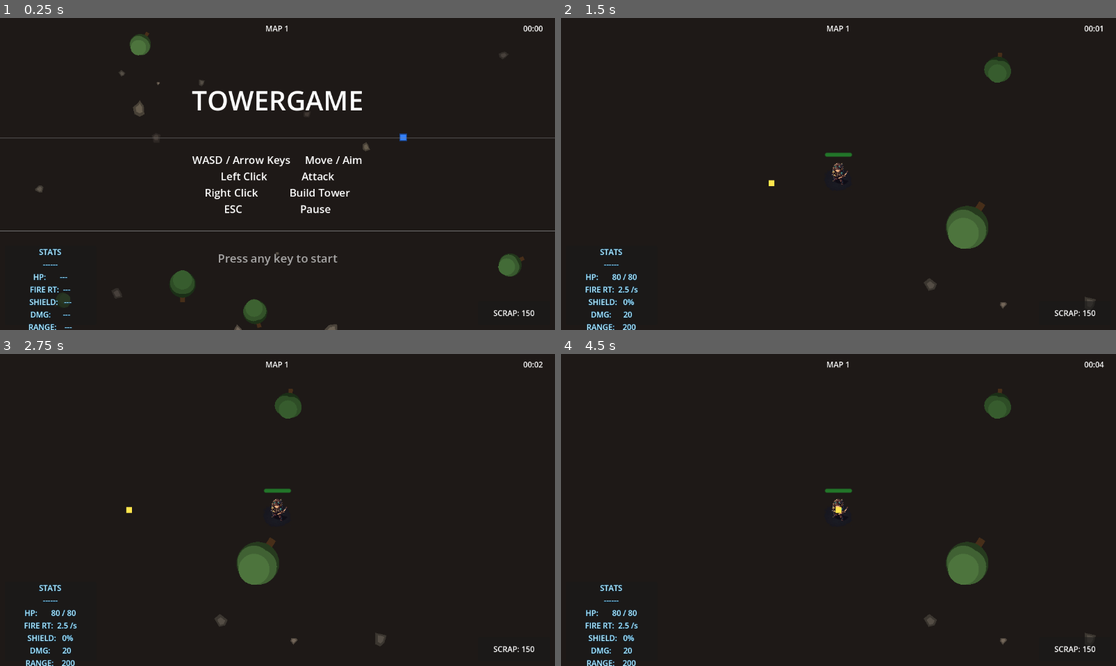
Above: before the commit, frames 1-4 (two rows, left to right).
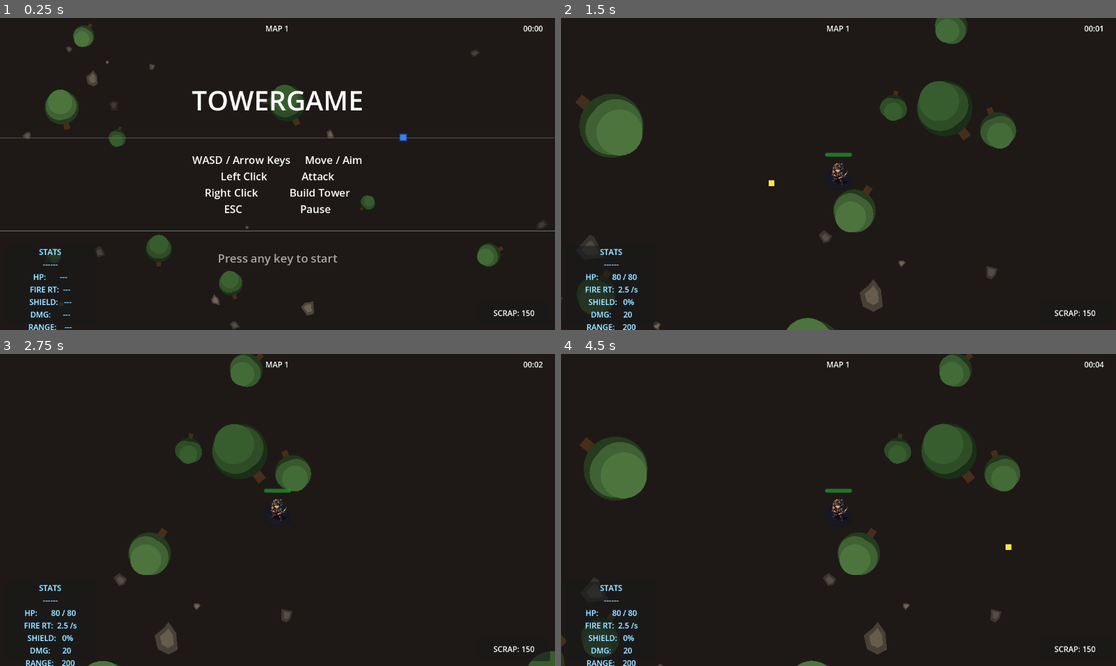
Above: after the commit, the same moments.

Repository: JakeForReal/towergame
Game: Godot game, scene res://scenes/MainScene.tscn
The game is run twice, just before and just after one commit, with the same random seed, the same clock (stepped at 60 frames per second) and the same inputs.
Inputs (mouse positions are in pixels of both pictures, inside the frame that each line leads up to):
- Up to frame 1 (0.25 s): no input
- Up to frame 2 (1.5 s): tap Enter (ui_accept) at 0.5, 0.77 s; move the mouse to (960, 158) at 0.52 s; hold D (move_right) 0.53-1.25 s; tap Down (aim_down) at 0.6 s; click (960, 158) at 0.67 s; drag from (727, 189) to (838, 174) at 1.27 s
- Up to frame 3 (2.75 s): tap Enter (ui_accept) at 2 s; move the mouse to (333, 441) at 2.02 s; hold D (move_right) from 2.03 s (still down); tap Right (aim_right) at 2.1 s
- Up to frame 4 (4.5 s): release D (move_right) at 2.75 s; drag from (810, 572) to (672, 463) at 2.77 s; move the mouse to (1005, 556) at 3.52 s; press the mouse at (1005, 556) at 3.53 s; hold A (move_left) 3.53-4.25 s; tap Enter (ui_accept) at 3.77 s; release the mouse at (1005, 556) at 4.25 s; drag from (672, 463) to (938, 528) at 4.27 s

The runs differ from the first frame. In frame 1, 3.7% of the frame differs, in the area x 4-99%, y 1-100%; in frame 2, 7.5%, in the area x 0-97%, y 0-100%; in frame 3, 5.4%; in frame 4, 7.5%.

Commit message:
Fix bullet→tree collision, scale tree hitbox to visual size, spread decorations map-wide
- EnemyShooterBullet: switch from move_and_slide to pure checkpoint-based
  movement; skip shooter body in intersect_point checks; add player proximity hit
- TreeTile: scale collision shape radius with _size to match visual canopy
- MapDecorator: extend map_radius to full MAP_HALF_SIZE, reduce min_dist_from_center
  to 100, bump rock_count to 300 and tree_count to 80

Diff:
--- a/autoloads/MapDecorator.gd
+++ b/autoloads/MapDecorator.gd
@@ -2,11 +2,11 @@
 ## Scatters decorative rock tiles and solid trees randomly across the map at game start.
 
 @export var rock_scene: PackedScene = preload("res://scenes/RockTile.tscn")
-@export var rock_count: int = 120
+@export var rock_count: int = 300
 @export var tree_scene: PackedScene = preload("res://scenes/TreeTile.tscn")
-@export var tree_count: int = 40
-@export var map_radius: float = 1800.0  # How far rocks spread from center
-@export var min_dist_from_center: float = 225.0  # Keep center clear for gameplay
+@export var tree_count: int = 80
+@export var map_radius: float = 2250.0  # Covers the full map (MAP_HALF_SIZE)
+@export var min_dist_from_center: float = 100.0  # Keep only the base area clear
 
 func _ready() -> void:
 	_spawn_rocks()
--- a/scripts/EnemyShooterBullet.gd
+++ b/scripts/EnemyShooterBullet.gd
@@ -9,26 +9,26 @@
 var _lifetime_timer: float = 0.0
 var _hit: bool = false
 var _owner_shooter: Node = null
+var _spawn_pos: Vector2 = Vector2.ZERO  # Track where we spawned
+var _frame_count: int = 0
 
 func _ready() -> void:
-	print("[Bullet] _ready at global_pos=", global_position)
 	# Disable shape for 2 frames to avoid self-hit on spawn
 	var shape := $CollisionShape2D as CollisionShape2D
 	shape.set_deferred("disabled", true)
 	await get_tree().physics_frame
 	await get_tree().physics_frame
 	shape.set_deferred("disabled", false)
-	print("[Bullet] shape enabled, global_pos=", global_position)
 
 func setup(dir: Vector2, shooter: Node = null) -> void:
 	_direction = dir.normalized()
 	rotation = dir.angle()
 	_owner_shooter = shooter
+	_spawn_pos = global_position
 	velocity = _direction * speed
-	print("[Bullet] setup done, velocity=", velocity, " global_pos=", global_position)
 
 func _physics_process(delta: float) -> void:
-	print("[Bullet] _physics_process delta=", delta, " pos=", position, " vel=", velocity)
+	_frame_count += 1
 	if _hit:
 		return
 	_lifetime_timer += delta
@@ -37,19 +37,32 @@
 		return
 
 	velocity = _direction * speed
-	move_and_slide()
-	print("[Bullet] after slide: pos=", position)
+	var motion := velocity * delta
 
-	# Check if we hit the player
-	for i in get_slide_collision_count():
-		var collider = get_slide_collision(i).get_collider()
-		if collider == _owner_shooter:
-			continue
-		if collider.has_method("take_damage"):
-			_hit = true
-			collider.take_damage(damage)
+	# Pure checkpoint-based collision: move first, then check if the path crosses a tree.
+	# intersect_point hits ANY body regardless of mask, so skip shooter explicitly.
+	global_position += motion
+
+	# Player hit check via proximity
+	var player = get_tree().get_first_node_in_group("player")
+	if player and player.has_method("take_damage"):
+		if global_position.distance_to(player.global_position) < 12.0:
+			player.take_damage(damage)
 			queue_free()
 			return
+
+	# Tree collision via intersect_point — not masked by collision_mask
+	var space := get_world_2d().direct_space_state
+	var qp := PhysicsPointQueryParameters2D.new()
+	qp.position = global_position
+	qp.collision_mask = 8
+	qp.collide_with_bodies = true
+	qp.collide_with_areas = false
+	var hit := space.intersect_point(qp, 1)
+	if hit.size() > 0 and hit[0].collider != _owner_shooter and hit[0].collider.is_in_group("tree"):
+		print("[Bullet] frame=", _frame_count, " tree hit at ", global_position)
+		queue_free()
+		return
 
 func _draw() -> void:
 	draw_circle(Vector2.ZERO, 5.0, Color(1.0, 0.2, 0.2, 1.0))
--- a/scripts/TreeTile.gd
+++ b/scripts/TreeTile.gd
@@ -13,6 +13,13 @@
 	_size = (0.8 + randf() * 0.8) * size_scale
 	queue_redraw()
 
+	# Scale collision shape to match visual canopy size.
+	# Canopy circles are ~18px radius at scale 1.0 — collision now matches.
+	var collision_shape := $CollisionShape2D as CollisionShape2D
+	var new_shape := CircleShape2D.new()
+	new_shape.radius = max(20.0, 18.0 * _size)
+	collision_shape.shape = new_shape
+
 func _draw() -> void:
 	var s := _size
 	# Trunk
